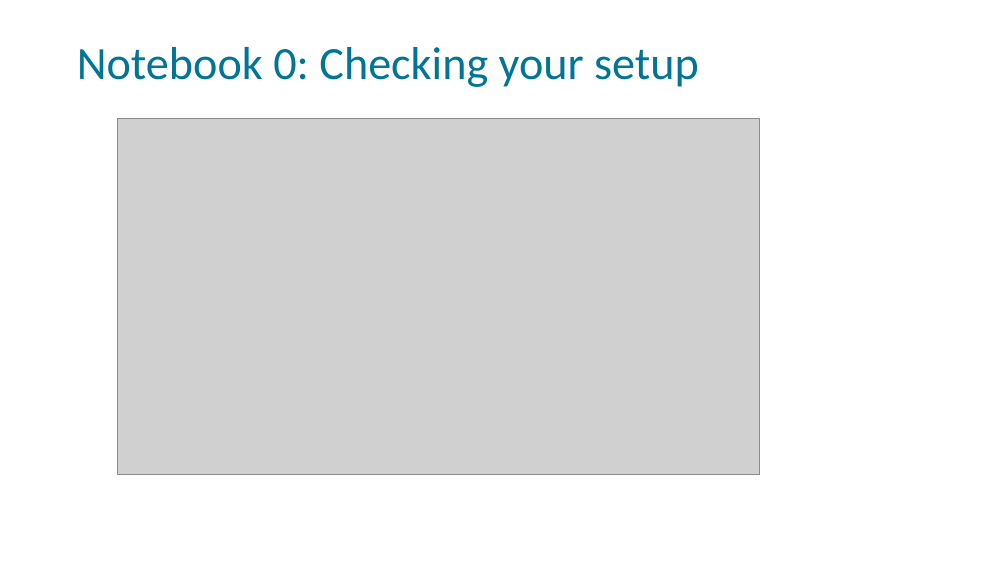
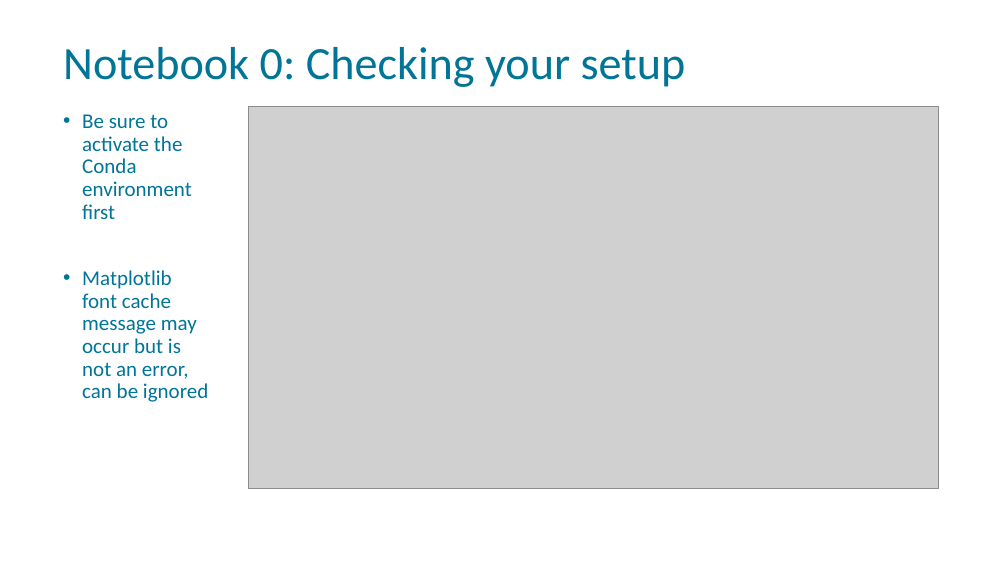
Before and after one commit to ProfSingletary/python-data-viz-workshop, a slide deck: slide 4 of python-dataviz-startup.pptx. Drawn at 1008x567 pixels with LibreOffice and Linux fonts; fonts in the diff are those of the drawing; grey boxes stand for pictures; background and template pictures are left out. Boxes give left, top, right and bottom in pixels: in the first picture for what was removed or moved away, otherwise in the second. Text is boxed around its words. In the diff, an @@ line names an element or a change of style, - is before the commit and + after.

```diff
--- a/python-dataviz-startup.pptx
+++ b/python-dataviz-startup.pptx
@@ title "Notebook 0: Checking your setup": place and size @@
-title "Notebook 0: Checking your setup" at (77, 47, 699, 87)
+title "Notebook 0: Checking your setup" at (63, 47, 686, 87)
@@ text added at (82, 114, 208, 402), 20 pt, text #007598 @@
+• Be sure to activate the Conda environment first
+• Matplotlib font cache message may occur but is not an error, can be ignored
@@ picture: place and size @@
-picture at (117, 119, 760, 474)
+picture at (248, 107, 938, 488)
```
Also in this commit, not shown: 1 other slide changed.
